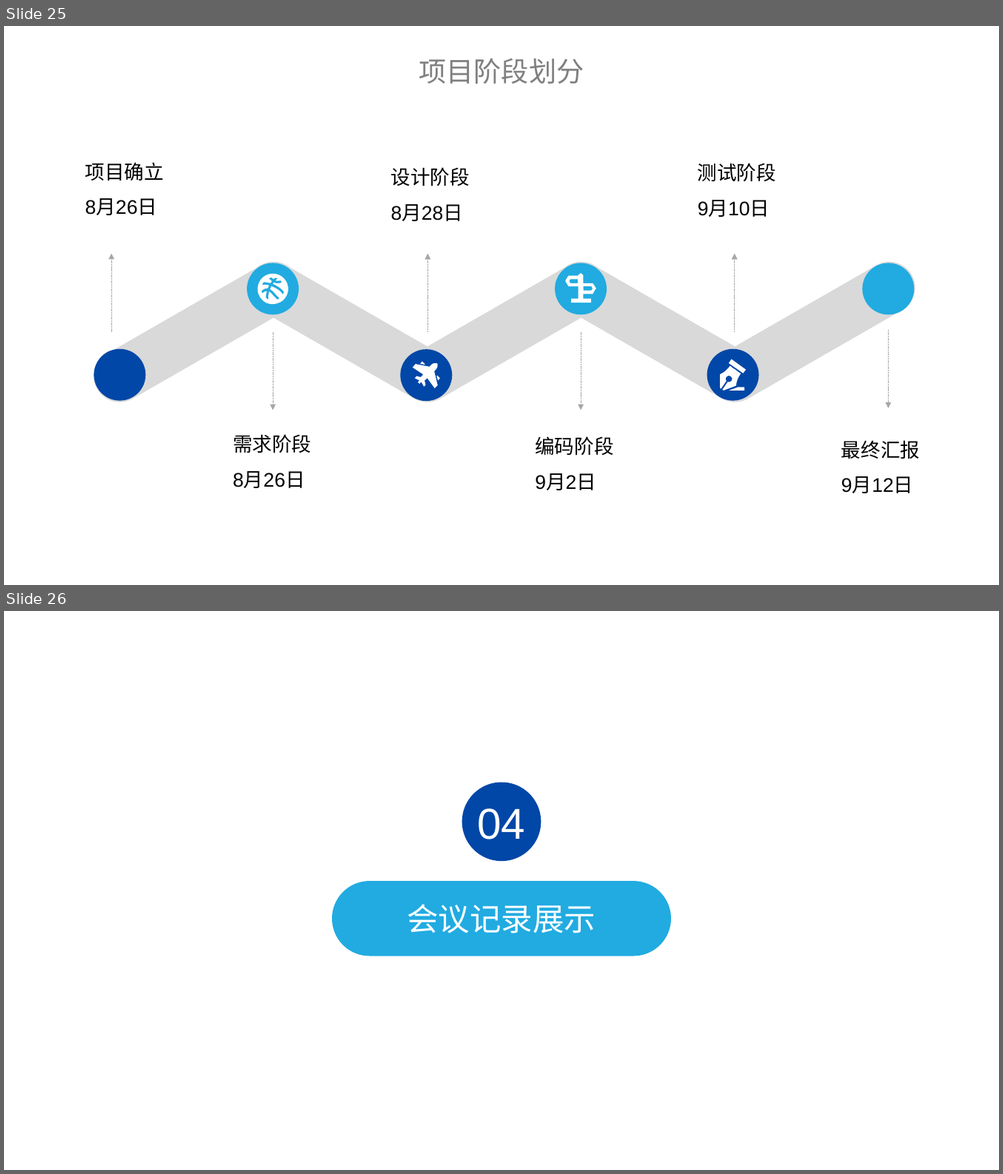
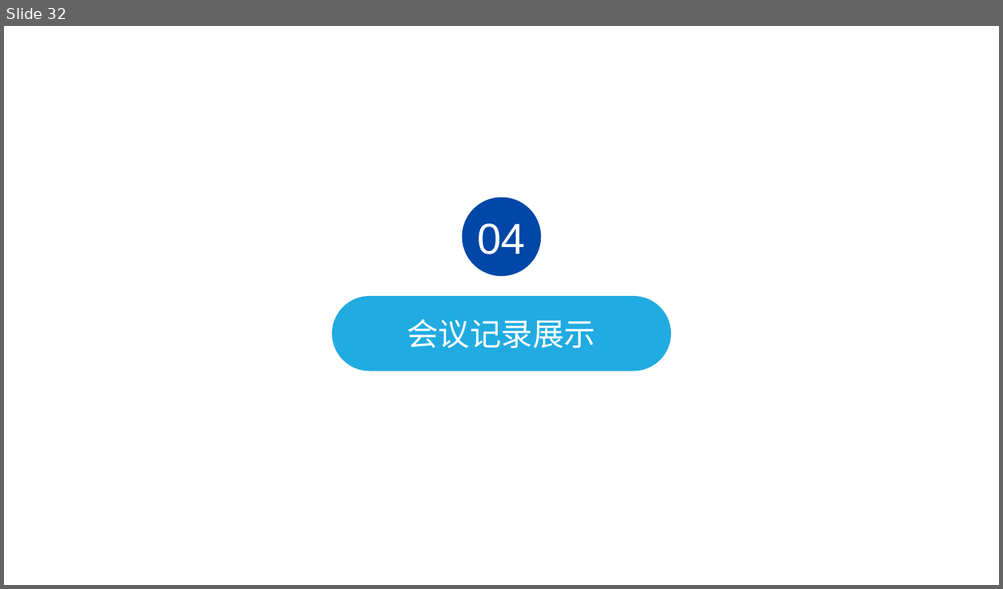
Before and after one commit to BIT-zhangxin/LabWebSystem, a slide deck: document/展示/FishTouchers小组第三次汇报.pptx. Shown one above the other, each under a label of ours: slides 25 and 26 before the commit, slide 32 after it. The pictures are 1003x1174 and 1003x589 pixels, drawn with LibreOffice and Linux fonts; fonts in the diff are those of the drawing; background and template pictures are left out. Boxes give left, top, right and bottom in pixels: in the first picture for what was removed or moved away, otherwise in the second. Text is boxed around its words. In the diff, an @@ line names an element or a change of style, - is before the commit and + after.

```diff
--- a/document/展示/FishTouchers小组第三次汇报.pptx
+++ b/document/展示/FishTouchers小组第三次汇报.pptx
@@ slide 25 removed at <box>4,26,999,585</box>, background #FFFFFF @@
@@ text removed at <box>419,59,584,84</box> @@
-项目阶段划分
@@ text removed at <box>85,162,164,215</box> @@
-项目确立
-8月26日
@@ text removed at <box>391,167,469,221</box> @@
-设计阶段
-8月28日
@@ text removed at <box>697,163,776,217</box> @@
-测试阶段
-9月10日
@@ arrow removed from (111, 332) to (111, 254) @@
@@ arrow removed from (428, 332) to (428, 254) @@
@@ arrow removed from (734, 332) to (734, 254) @@
@@ arrow removed from (273, 332) to (273, 410) @@
@@ arrow removed from (580, 332) to (580, 410) @@
@@ arrow removed from (888, 330) to (888, 409) @@
@@ group removed at <box>84,26,924,585</box>: 6 rounded rectangles, 5 freeform shapes @@
@@ text removed at <box>233,434,311,488</box> @@
-需求阶段
-8月26日
@@ text removed at <box>535,437,613,491</box> @@
-编码阶段
-9月2日
@@ text removed at <box>841,440,919,494</box> @@
-最终汇报
-9月12日
@@ what was slide 26 is now slide 32 @@
```
Also in this commit, not shown: 4 slides changed, 9 slides added, 2 other slides removed.
